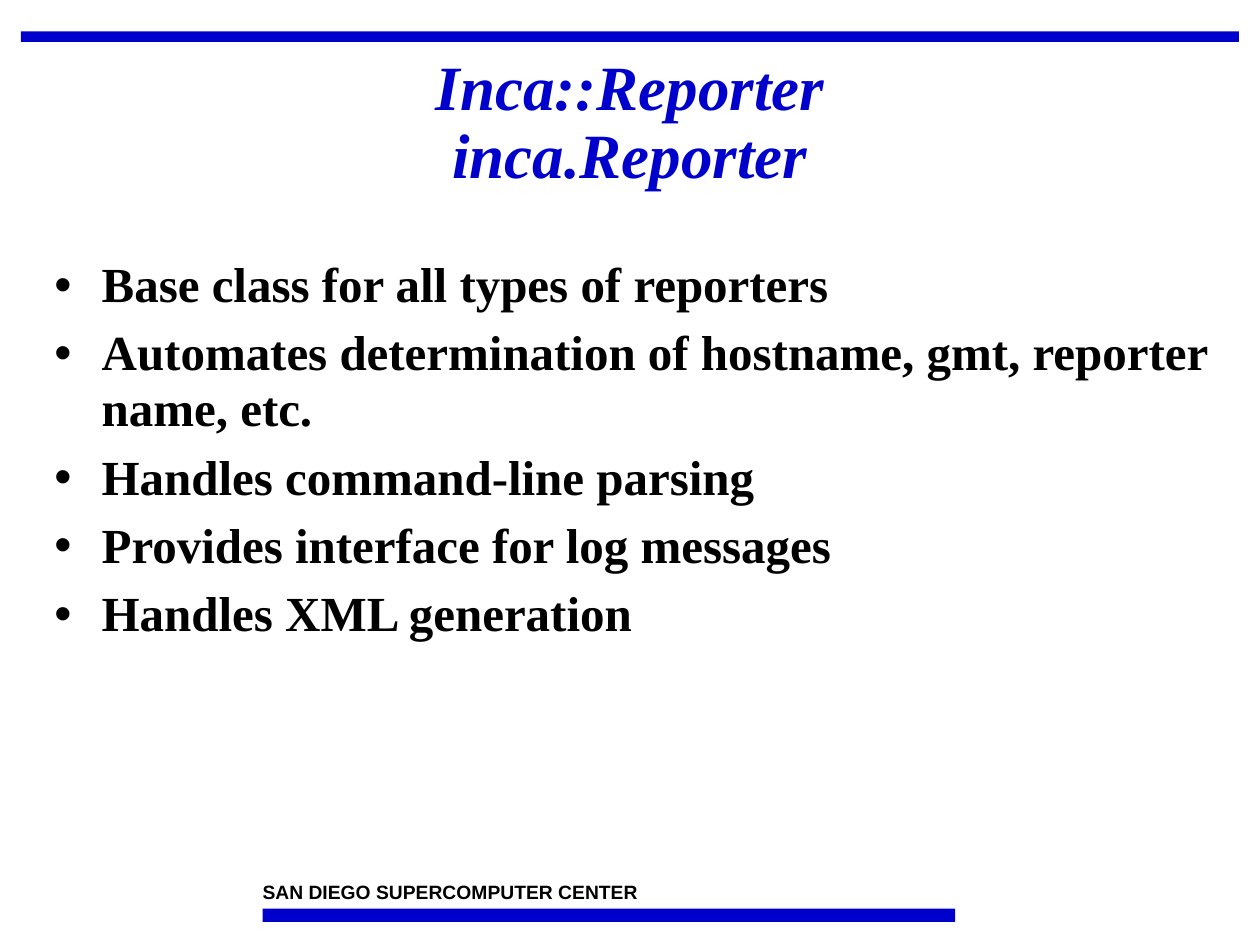
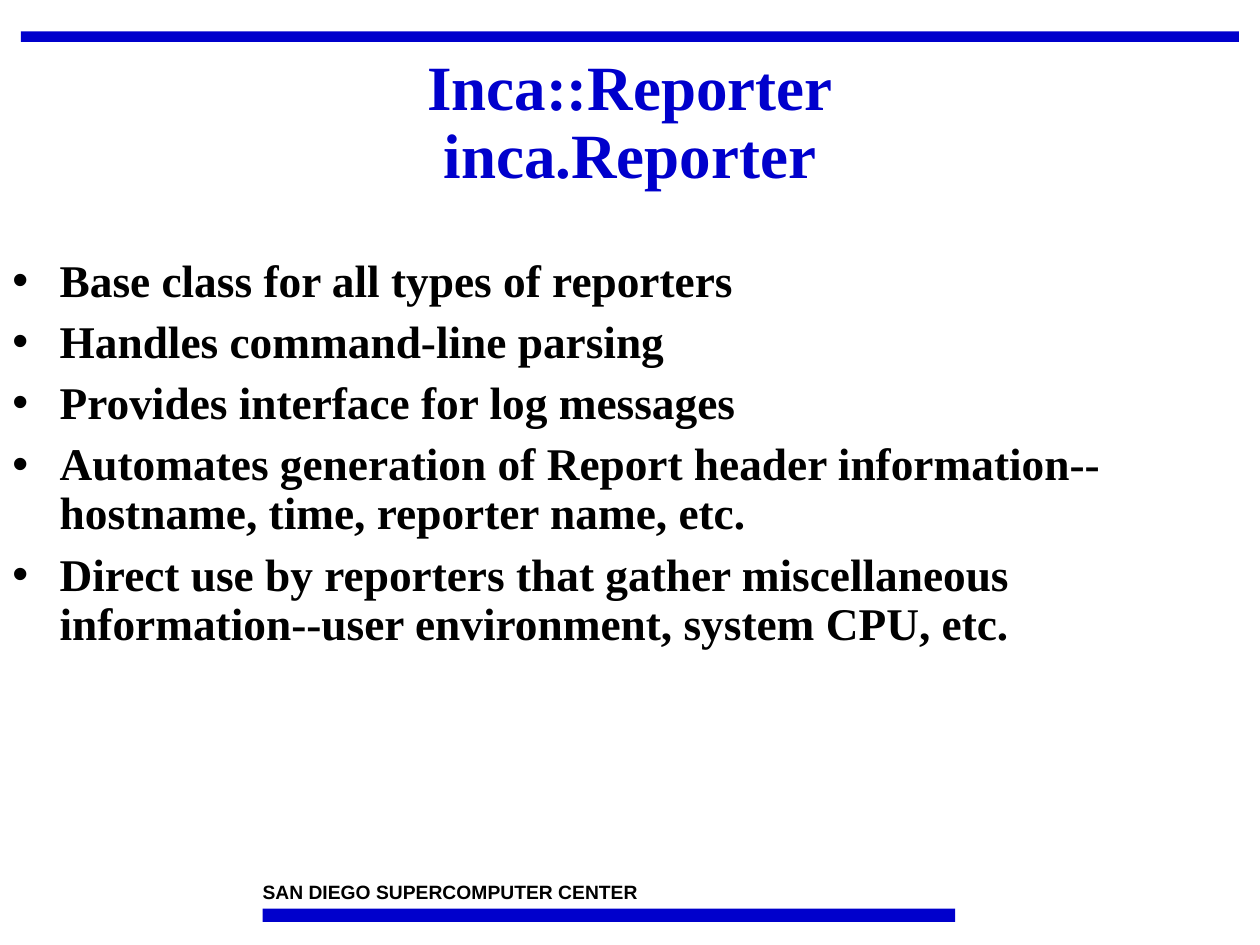
Before and after one commit to IncaProject/inca-xsede, a slide deck: slide 11 of talks/2008workshop/incaReporters.ppt (slide 12 before the commit). Drawn at 1260x945 pixels with LibreOffice and Linux fonts; fonts in the diff are those of the drawing; background and template pictures are left out. Boxes give left, top, right and bottom in pixels: in the first picture for what was removed or moved away, otherwise in the second. Text is boxed around its words. In the diff, an @@ line names an element or a change of style, - is before the commit and + after.

```diff
--- a/talks/2008workshop/incaReporters.ppt
+++ b/talks/2008workshop/incaReporters.ppt
@@ title "Inca::Reporter inca.Reporter" at [427,68,833,190]: italic off @@
@@ text "Base class for all types ...": place and size @@
-text "Base class for all types ..." at [102,267,1209,641]
+text "Base class for all types ..." at [60,265,1100,649]
@@ text at [60,265,735,428]: size 28 to 25.9 pt in "Base class for all types of reporters", "Handles command-line parsing", "Provides interface for log messages"; line spacing 0.95 to 0.9 @@
@@ text at [102,335,1209,434]: paragraph removed @@
-• Automates determination of hostname, gmt, reporter name, etc.
@@ text at [60,448,1100,649]: text changed; size 28 to 25.9 pt @@
-• Handles XML generation
+• Automates generation of Report header information--hostname, time, reporter name, etc.
+• Direct use by reporters that gather miscellaneous information--user environment, system CPU, etc.
```
Also in this commit, not shown: 32 other slides changed, 1 slide added, 5 slides removed, 1 other file.
